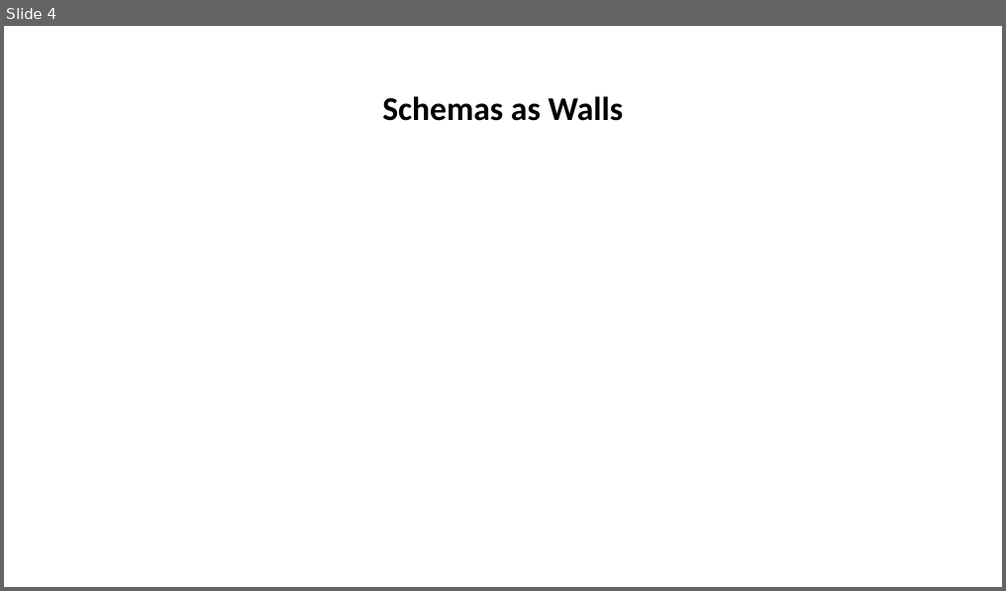
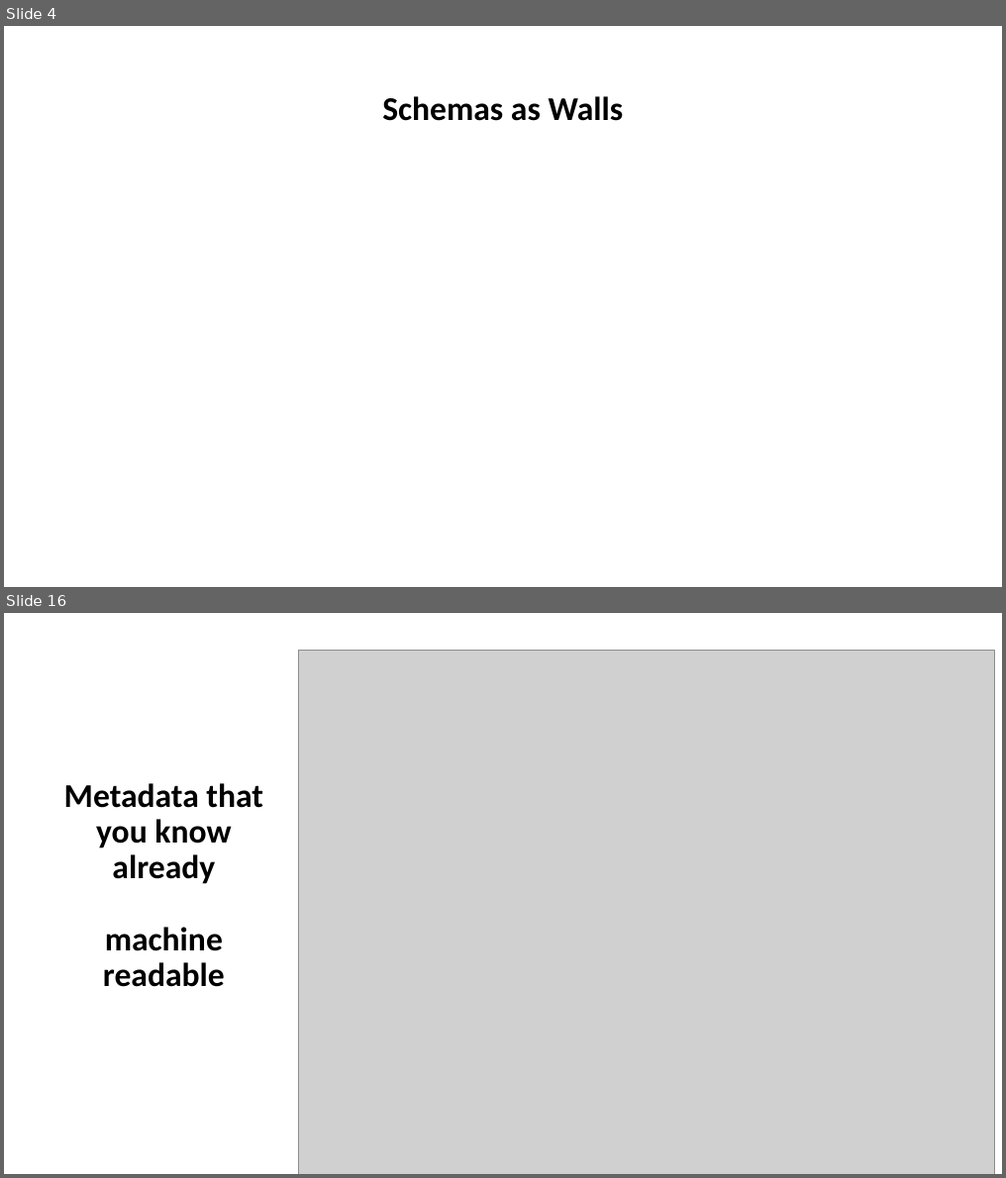
Before and after one commit to tibbben/teaching.data.literacy, a slide deck: UM_DataManagementClass/Lessons/08/08_FirstMeeting.pptx. Shown one above the other, each under a label of ours: slide 4 before the commit, slides 4 and 16 after it; the slides between them are not shown. The pictures are 1006x591 and 1006x1178 pixels, drawn with LibreOffice and Linux fonts; fonts in the diff are those of the drawing; grey boxes stand for pictures. Boxes give left, top, right and bottom in pixels: in the first picture for what was removed or moved away, otherwise in the second. Text is boxed around its words. In the diff, an @@ line names an element or a change of style, - is before the commit and + after.

```diff
--- a/UM_DataManagementClass/Lessons/08/08_FirstMeeting.pptx
+++ b/UM_DataManagementClass/Lessons/08/08_FirstMeeting.pptx
@@ slide 16 added at (4, 613, 1002, 1174), background #FFFFFF @@
@@ picture added at (299, 651, 994, 1174) @@
@@ title added at (64, 783, 263, 987), 32 pt, text #000000, bold @@
+Metadata that you know
+already
+machine readable
```
Also in this commit, not shown: 1 slide changed, 16 other slides added, 1 other file.
